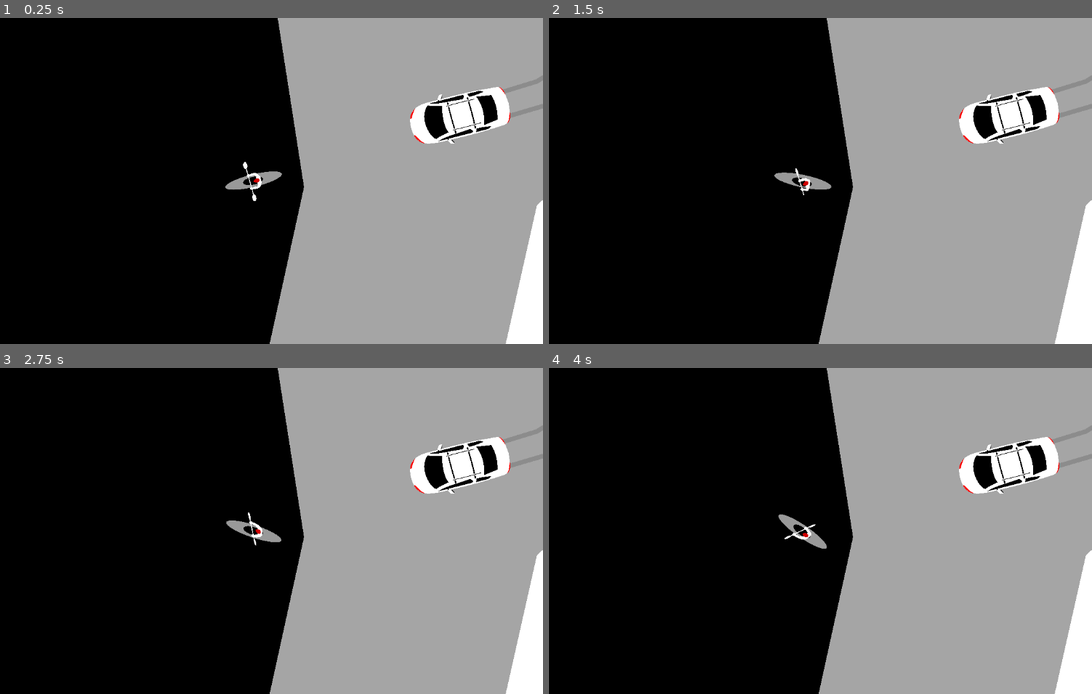
Above: before the commit, frames 1-4 (two rows, left to right).
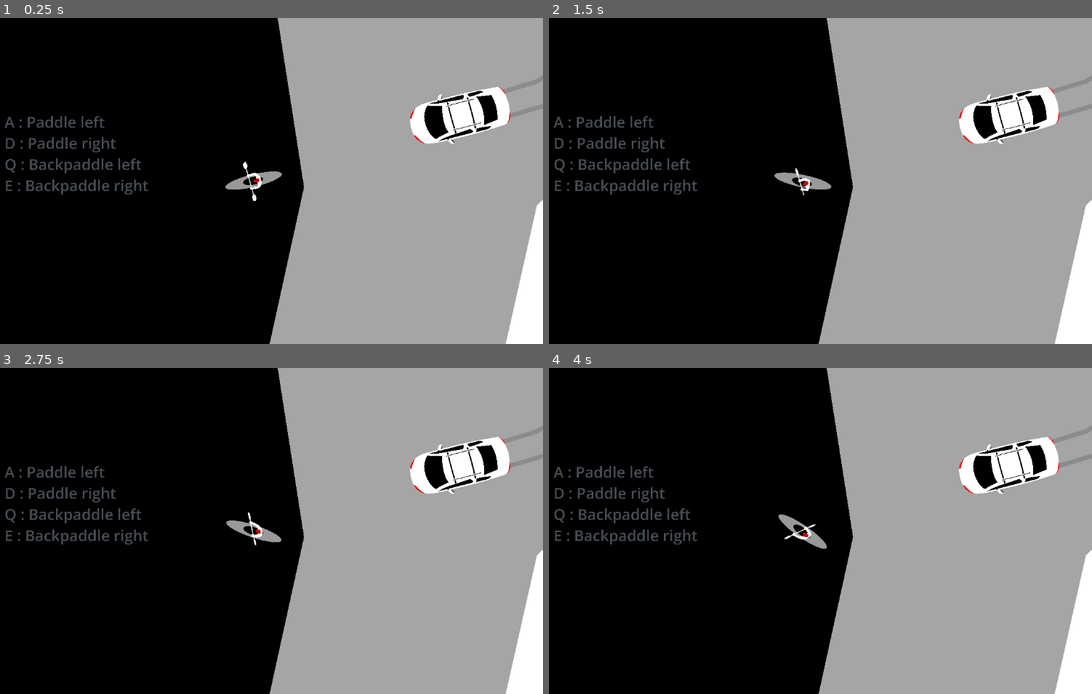
Above: after the commit, the same moments.

Repository: valentinlageard/kayak
Game: Godot game, scene res://main_scene.tscn
The game is run twice, just before and just after one commit, with the same random seed, the same clock (stepped at 60 frames per second) and the same inputs.
Inputs:
- Up to frame 1 (0.25 s): no input
- Up to frame 2 (1.5 s): tap Enter at 0.5 s; hold E (break_right) 0.53-1.28 s; hold Q (break_left) from 1.28 s (still down)
- Up to frame 3 (2.75 s): release Q (break_left) at 2.03 s; hold E (break_right) from 2.03 s (still down)
- Up to frame 4 (4 s): release E (break_right) at 3.53 s; hold Q (break_left) from 3.53 s (still down)

The runs differ from the first frame. In frame 1, 1.2% of the frame differs, in the area x 0-28%, y 30-55%; in frame 2, 1.2%; in frame 3, 1.2%; in frame 4, 1.2%.

Commit message:
adds tutorial

Diff:
--- a/character_controller.gd
+++ b/character_controller.gd
@@ -3,18 +3,18 @@
 @onready var animated_sprite: AnimatedSprite2D = $AnimatedSprite2D
 
 @export_group("Player Control")
-@export var acceleration: float = 180.0
+@export var acceleration: float = 150.0
 @export var turn_speed: float = 15.0
-@export var min_break_strength: float = 0.1
-@export var break_friction_strength: float = 0.08
-@export var break_turn_power: float = 0.005
+@export var min_break_strength: float = 20.0
+@export var break_friction_strength: float = 0.01
+@export var break_turn_power: float = 0.04
 @export var max_velocity: float = 800.0
-@export var paddle_duration: float = 0.5
+@export var paddle_duration: float = 0.7
 @export var paddle_acceleration_curve: Curve
-@export var friction: float = 0.05
-@export var bounciness: float = 0.75
-@export var align_velocity_to_rotation_strength: float = 0.05
-@export var align_rotation_to_velocity_strength: float = 0.05
+@export var friction: float = 0.015
+@export var bounciness: float = 0.4
+@export var align_velocity_to_rotation_strength: float = 0.08
+@export var align_rotation_to_velocity_strength: float = 0.03
 
 @export_group("Flow Field")
 @export var field_influence_strength: float = 100.0
--- a/level.tscn
+++ b/level.tscn
@@ -19,8 +19,12 @@
 _data = [Vector2(0.149083, 0), 0.0, 0.0, 0, 0, Vector2(0.263761, 1), 0.0, 0.0, 0, 0, Vector2(0.527668, 0.376263), 0.0, 0.0, 0, 0, Vector2(0.709486, 0.991793), 0.0, 0.0, 0, 0, Vector2(0.893939, 0.686801), 0.0, 0.0, 0, 0, Vector2(1, 0), 0.0, 0.0, 0, 0]
 point_count = 6
 
+[sub_resource type="LabelSettings" id="LabelSettings_0b4ue"]
+font_size = 100
+font_color = Color(0.278291, 0.299904, 0.334485, 1)
+
 [node name="Level" type="Node2D"]
-position = Vector2(1604, -36)
+position = Vector2(-1816.46, -27.1042)
 
 [node name="turtle" parent="." groups=["npc"] instance=ExtResource("3_0b4ue")]
 position = Vector2(1452, 105)
@@ -136,3 +140,16 @@
 rotation = -1.82123
 scale = Vector2(0.0109249, 0.0109249)
 texture = ExtResource("4_0b4ue")
+
+[node name="Label" type="Label" parent="."]
+offset_left = 2028.97
+offset_top = -94.8723
+offset_right = 2979.97
+offset_bottom = 462.128
+scale = Vector2(0.05, 0.05)
+text = "A : Paddle left
+D : Paddle right
+Q : Backpaddle left
+E : Backpaddle right"
+label_settings = SubResource("LabelSettings_0b4ue")
+metadata/_edit_use_anchors_ = true
--- a/main_character.tscn
+++ b/main_character.tscn
@@ -99,16 +99,7 @@
 collision_mask = 2
 motion_mode = 1
 script = ExtResource("1_48ufq")
-acceleration = 150.0
-min_break_strength = 20.0
-break_friction_strength = 0.01
-break_turn_power = 0.04
-paddle_duration = 0.7
 paddle_acceleration_curve = SubResource("Curve_07ek2")
-friction = 0.015
-bounciness = 0.4
-align_velocity_to_rotation_strength = 0.08
-align_rotation_to_velocity_strength = 0.03
 field_influence_strength = 15.0
 flow_torque_strength = 0.5
 
--- a/main_scene.tscn
+++ b/main_scene.tscn
@@ -17,7 +17,4 @@
 [node name="MainCharacter" parent="." instance=ExtResource("1_2c62f")]
 position = Vector2(1989, -195)
 rotation = -1.81642
-acceleration = 180.0
-align_velocity_to_rotation_strength = 0.05
-align_rotation_to_velocity_strength = 0.05
 flow_torque_strength = 0.15
Not shown: 1 places in level.tscn that only renumber resources
